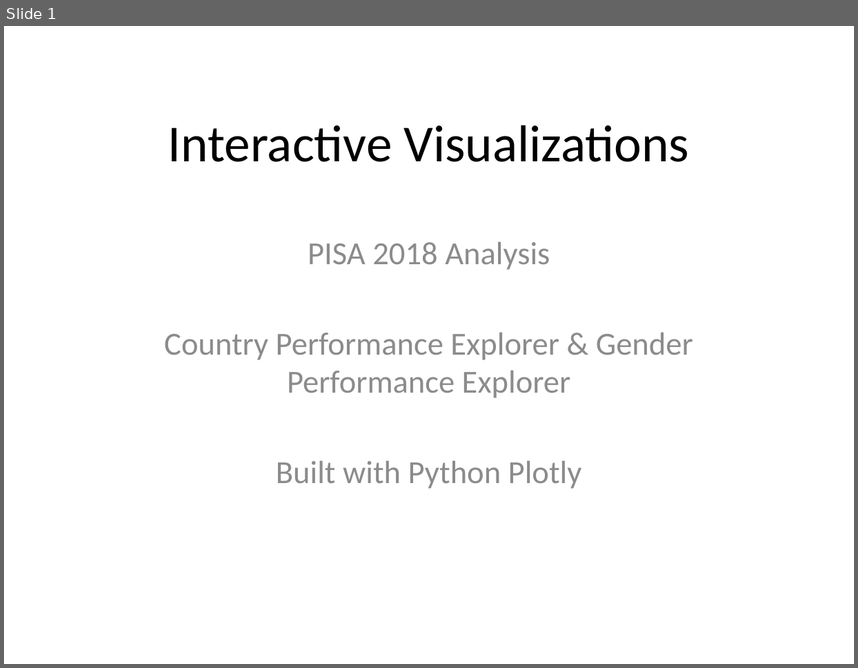
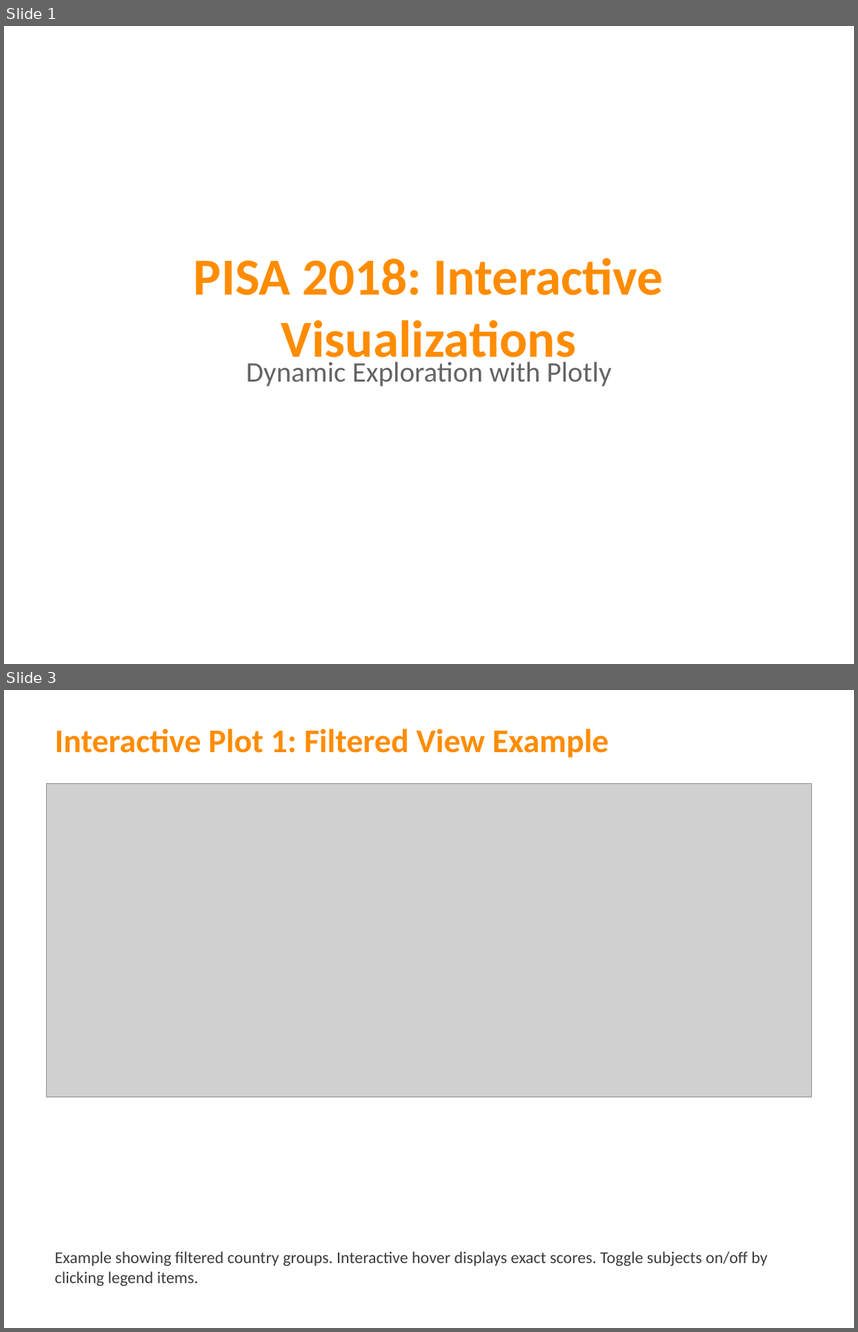
Before and after one commit to kitsakisGk/Masters_AUEB, a slide deck: Data_visualization/Assignment_1/PISA_2018_Interactive_Plots.pptx. Shown one above the other, each under a label of ours: slide 1 before the commit, slides 1 and 3 after it; the slides between them are not shown. The pictures are 858x668 and 858x1332 pixels, drawn with LibreOffice and Linux fonts; fonts in the diff are those of the drawing; grey boxes stand for pictures. Boxes give left, top, right and bottom in pixels: in the first picture for what was removed or moved away, otherwise in the second. Text is boxed around its words. In the diff, an @@ line names an element or a change of style, - is before the commit and + after.

Commit message:
Update Data Visualization Assignment 1: Replace with EDA notebook and reorganize plots

```diff
--- a/Data_visualization/Assignment_1/PISA_2018_Interactive_Plots.pptx
+++ b/Data_visualization/Assignment_1/PISA_2018_Interactive_Plots.pptx
@@ slide 3 added at box(4, 690, 854, 1328), background #FFFFFF @@
@@ text added at box(55, 729, 609, 758), 28 pt, text #FF8C00, bold @@
+Interactive Plot 1: Filtered View Example
@@ picture added at box(47, 784, 811, 1097) @@
@@ text added at box(55, 1251, 767, 1285), 14 pt, text #3C3C3C @@
+Example showing filtered country groups. Interactive hover displays exact scores. Toggle subjects on/off by
+clicking legend items.
@@ slide 1 changed as well @@
@@ text "PISA 2018: Interactive Visualizations" at box(194, 258, 663, 369): vertical alignment middle to top @@
@@ text at box(194, 258, 663, 369): text changed; text colour #000000 to #FF8C00; bold on @@
-Interactive Visualizations
+PISA 2018: Interactive Visualizations
@@ text at box(246, 361, 612, 386): text changed; size 27.2 to 24 pt; text colour #8C8C8C to #646464 @@
-PISA 2018 Analysis
-Country Performance Explorer & Gender Performance Explorer
-Built with Python Plotly
+Dynamic Exploration with Plotly
```
Also in this commit, not shown: 2 other slides changed, 3 other slides added, 9 slides removed, 37 other files.
